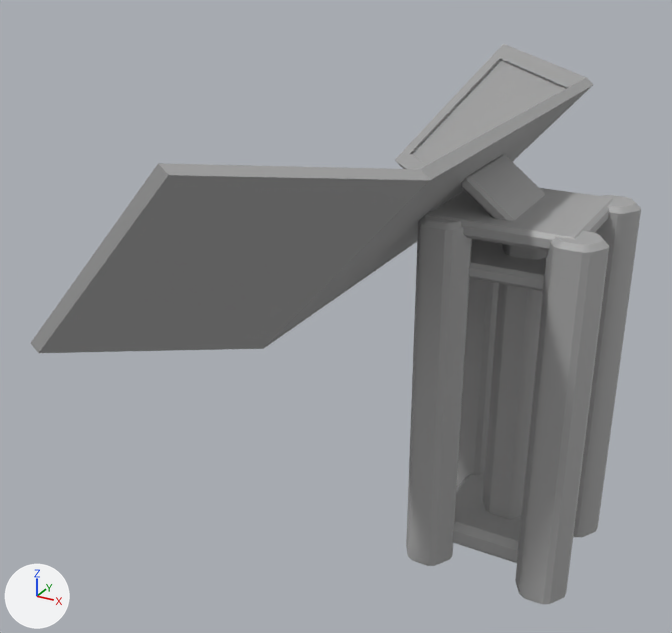
The FBX model Assets/Models/Terminal.fbx: old version first, new version second.
Both versions are drawn from a 50 mm lens placed at (2.24, -4.22, 3.09), pointed at (0.04, -0.23, 1.09). Every picture has the same lights, and +X, +Y and +Z are marked at lower left. Where no turn or scale is listed for an object, it has been applied to the vertices.

Objects in the first picture: 'TerminalCube1', 'TerminalCube2', 'TerminalCube3', 'TerminalCube4', 'TerminalLeg1', 'TerminalLeg2', 'TerminalLeg3', 'TerminalLeg4', 'TerminalLeg5', 'TerminalScreen'.
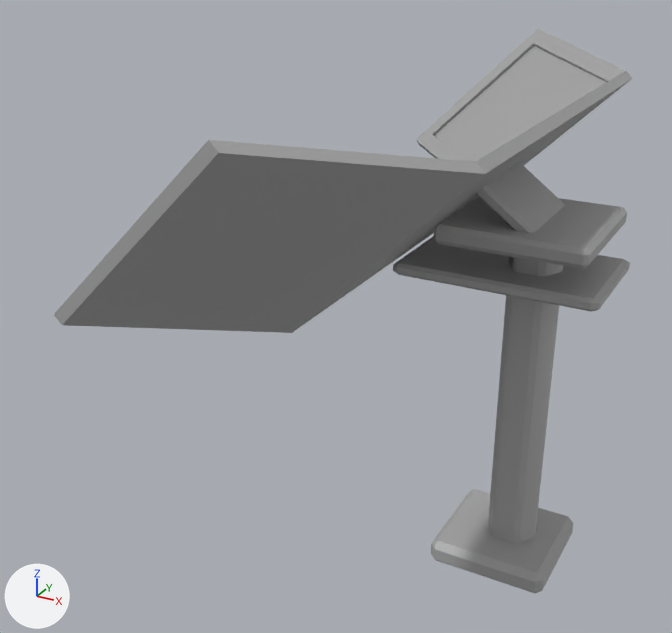
Where the newer file only moved an object's origin or applied its transform, the numbers keep the older frame.

The change, as a diff of the scene's bpy script:
```diff
--- a/Assets/Models/Terminal.fbx.py
+++ b/Assets/Models/Terminal.fbx.py
@@ me_mesh_006 @@
 me_mesh_006.from_pydata(...)  # 24 vertices, 26 faces; spans x -0.314..0.314, y -0.314..0.314, z -0.04..0.04
 # used by ob_terminalcube1; location = (0.985, 0.0, 1.516)
+# me_mesh_006 part 3: the whole mesh is scaled about its middle by (1.62, 1, 0.777), then moved by (-0.075, -0.005, -0.059)
 me_mesh_006.materials.append(mat_standardsurface1)
@@ me_mesh_002 @@
 # used by ob_terminalleg2; location = (1.299, -0.314, 0.8)
-me_mesh_002.from_pydata(...)  # 60 vertices, 62 faces; spans x -0.13..0.13, y -0.12..0.12, z -0.97..0.97
+me_mesh_002.from_pydata(...)  # 48 vertices, 36 faces; spans x -0.13..0.13, y -0.12..0.12, z -0.96..0.87
+# me_mesh_002 part 2
+# 12 vertices are removed from x -0.03..0.03, y -0.04..0.04, z -0.97..0.97
+# 26 faces are deleted
+# 12 vertices in x -0.1..0.1, y -0.1..0.1, z -0.97 move by (0.0, 0.0, 0.01)
+# 12 vertices in x -0.1..0.1, y -0.1..0.1, z 0.97 move by (0.0, 0.0, -0.1)
+# 12 vertices in x -0.13..0.13, y -0.12..0.12, z 0.94 move by (0.0, 0.0, -0.09)
+# 12 vertices move within x -0.13..0.13, y -0.12..0.12, z -0.94
 me_mesh_002.materials.append(mat_standardsurface1)
@@ me_mesh_007 @@
 me_mesh_007.from_pydata(...)  # 24 vertices, 26 faces; spans x -0.365..0.365, y -0.365..0.365, z -0.042..0.042
 # used by ob_terminalcube2; location = (0.94, 0.0, 1.733)
+# me_mesh_007 part 1: the whole mesh is scaled about its middle by (1, 1, 1.14), then moved by (0.0, 0.0, -0.114)
 me_mesh_007.materials.append(mat_standardsurface1)
@@ me_mesh_008 @@
 me_mesh_008.from_pydata(...)  # 24 vertices, 26 faces; spans x -0.152..0.152, y -0.256..0.256, z -0.125..0.125
 # used by ob_terminalcube3; location = (0.858, 0.0, 1.825)
+# me_mesh_008 part 4: the whole mesh is scaled about its middle by (1, 1, 0.946), then moved by (0.0, 0.0, -0.099)
 me_mesh_008.materials.append(mat_standardsurface1)
@@ ob_terminalcube4 @@
 ob_terminalcube4 = bpy.data.objects.new('TerminalCube4', me_mesh_009)
-ob_terminalcube4.location = (0.985, 0.0, 0.0)
+ob_terminalcube4.location = (0.998, -0.042, -0.123)
@@ ob_terminalscreen @@
 ob_terminalscreen.parent = ob_terminal
-ob_terminalscreen.location = (54.27, 176.8, 0.935)
-ob_terminalscreen.rotation_euler = (0.0, 0.0, 0.848)  # degrees (0, 0, 49)
+ob_terminalscreen.location = (72.21, 185.0, 0.935)
+ob_terminalscreen.rotation_euler = (0.0, 0.0, 0.775)  # degrees (0, 0, 44)
 ob_terminalscreen.scale = (231.0, 231.0, 231.0)
@@ ob_terminalleg5 @@
-ob_terminalleg5 = bpy.data.objects.new('TerminalLeg5', me_mesh_005)
-ob_terminalleg5.location = (0.985, 0.0, 0.88)
@@ ob_terminalleg2 @@
 ob_terminalleg2 = bpy.data.objects.new('TerminalLeg2', me_mesh_002)
-ob_terminalleg2.location = (1.299, -0.314, 0.8)
+ob_terminalleg2.location = (1.035, -0.025, 0.8)
@@ ob_terminalleg1 @@
-ob_terminalleg1 = bpy.data.objects.new('TerminalLeg1', me_mesh_001)
-ob_terminalleg1.location = (1.299, 0.314, 0.8)
@@ ob_terminalcube2 @@
 ob_terminalcube2 = bpy.data.objects.new('TerminalCube2', me_mesh_007)
-ob_terminalcube2.location = (0.94, 0.0, 1.733)
+ob_terminalcube2.location = (1.003, -0.023, 1.807)
@@ ob_terminalleg4 @@
-ob_terminalleg4 = bpy.data.objects.new('TerminalLeg4', me_mesh_004)
-ob_terminalleg4.location = (0.671, 0.314, 0.8)
@@ ob_terminalleg3 @@
-ob_terminalleg3 = bpy.data.objects.new('TerminalLeg3', me_mesh_003)
-ob_terminalleg3.location = (0.671, -0.314, 0.8)
@@ ob_terminalcube3 @@
 ob_terminalcube3 = bpy.data.objects.new('TerminalCube3', me_mesh_008)
-ob_terminalcube3.location = (0.858, 0.0, 1.825)
+ob_terminalcube3.location = (0.938, -0.028, 1.913)
```

Boxes (x1, y1, x2, y2) around the edits, measured in the pictures (672 x 633 px):
'TerminalScreen', moved, turned: before (30, 44, 593, 353); after (54, 29, 633, 333)
'TerminalLeg2', reshaped, moved: before (515, 231, 609, 604); after (488, 256, 563, 543)
'TerminalLeg3', deleted: before (406, 211, 472, 566)
'TerminalLeg5', deleted: before (483, 244, 547, 519)
'TerminalCube2', mesh rescaled, moved (14% taller): before (427, 188, 613, 251); after (434, 197, 627, 269)
'TerminalCube1', mesh rescaled: before (468, 239, 546, 292); after (393, 236, 630, 312)
'TerminalLeg1', deleted: before (573, 195, 641, 537)
'TerminalCube4', moved: before (452, 473, 522, 563); after (431, 489, 573, 593)
'TerminalLeg4', deleted: before (457, 239, 499, 488)
'TerminalCube3', mesh rescaled, moved: before (461, 154, 546, 220); after (476, 163, 565, 233)
part 2 of me_mesh_002, cut back: before (557, 231, 603, 245)
